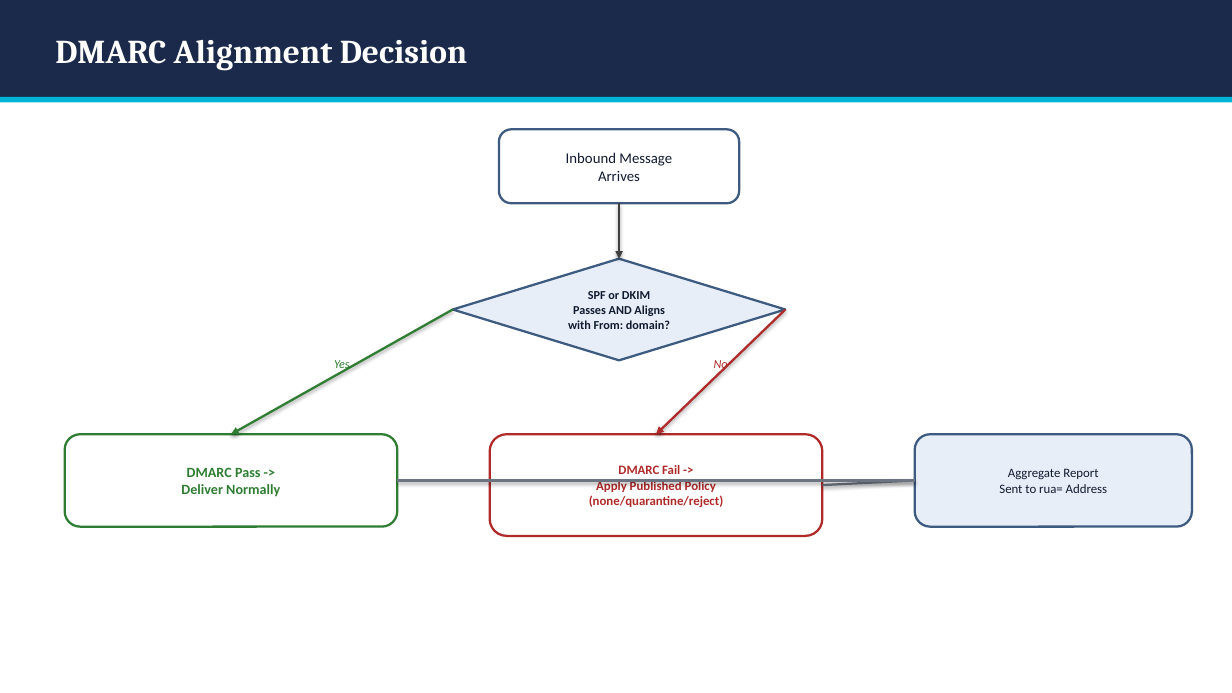
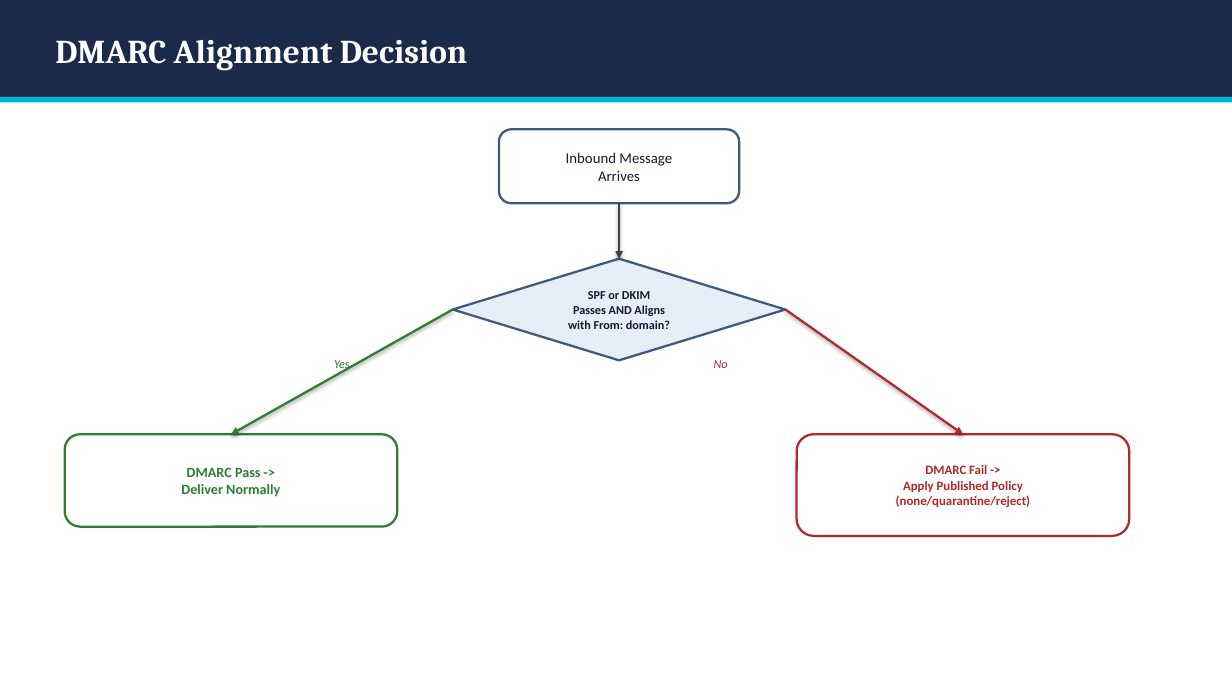
Before and after one commit to BYU-CYBER-444/byu-cyber-444.github.io, a slide deck: slide 43 of lectures/CYBER444_Week04_Windows_Hardening_and_email_security.pptx (slide 50 before the commit). Drawn at 1232x693 pixels with LibreOffice and Linux fonts; fonts in the diff are those of the drawing. Boxes give left, top, right and bottom in pixels: in the first picture for what was removed or moved away, otherwise in the second. Text is boxed around its words. In the diff, an @@ line names an element or a change of style, - is before the commit and + after.

```diff
--- a/lectures/CYBER444_Week04_Windows_Hardening_and_email_security.pptx
+++ b/lectures/CYBER444_Week04_Windows_Hardening_and_email_security.pptx
@@ arrow moved from (786, 310) - (656, 434) to (786, 310) - (963, 434) @@
@@ rounded rectangle "DMARC Fail ->": place and size @@
-rounded rectangle "DMARC Fail ->" at box(490, 434, 823, 536)
+rounded rectangle "DMARC Fail ->" at box(797, 434, 1129, 536)
@@ rounded rectangle removed at box(915, 434, 1192, 527) @@
-Aggregate Report
-Sent to rua= Address
@@ line removed from (397, 481) to (915, 481) @@
@@ line removed from (823, 485) to (915, 481) @@
```
Also in this commit, not shown: 2 other slides changed, 9 slides removed.
